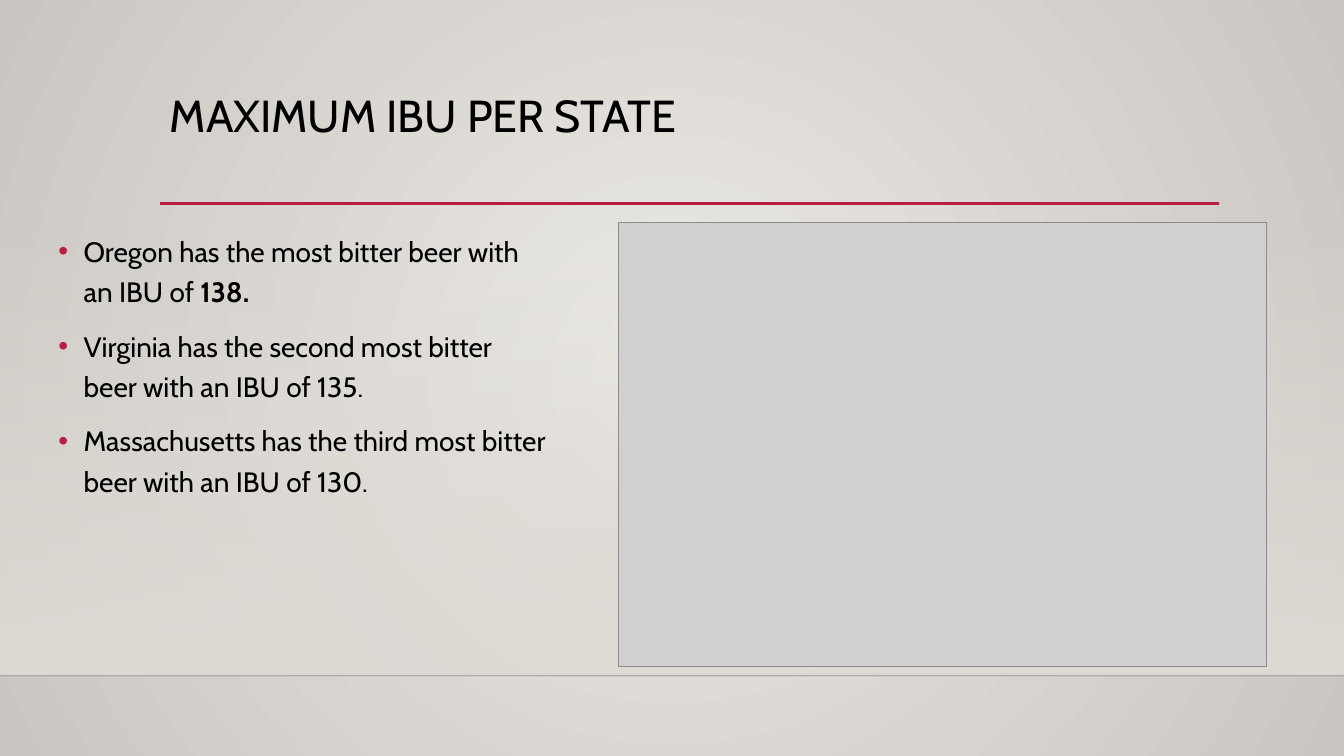
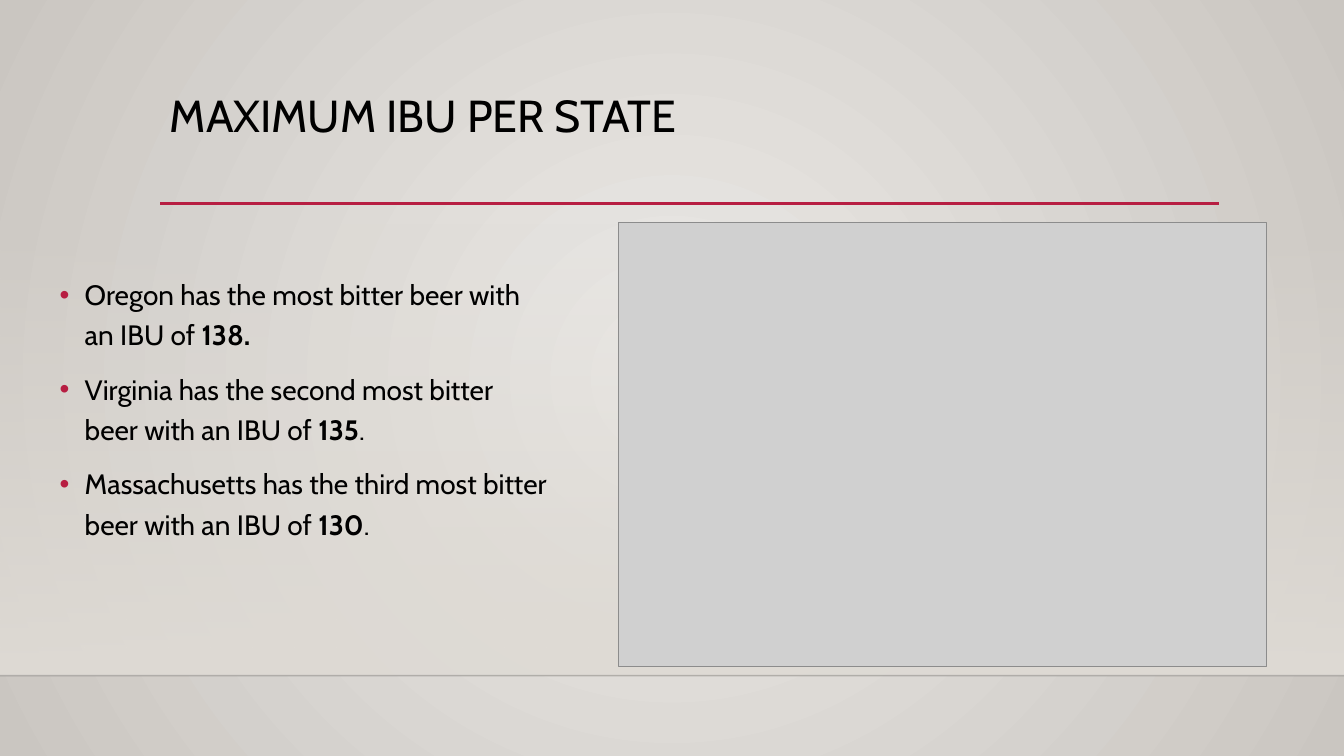
Before and after one commit to sajmera9/BeerCaseStudy1, a slide deck: slide 7 of CaseStudy1_Final_Presentation.pptx. Drawn at 1344x756 pixels with LibreOffice and Linux fonts; fonts in the diff are those of the drawing; grey boxes stand for pictures; background and template pictures are left out. Boxes give left, top, right and bottom in pixels: in the first picture for what was removed or moved away, otherwise in the second. Text is boxed around its words. In the diff, an @@ line names an element or a change of style, - is before the commit and + after.

```diff
--- a/CaseStudy1_Final_Presentation.pptx
+++ b/CaseStudy1_Final_Presentation.pptx
@@ text "Oregon has the most bitter ...": place and size @@
-text "Oregon has the most bitter ..." at [84, 241, 546, 493]
+text "Oregon has the most bitter ..." at [85, 284, 547, 536]
@@ text at [85, 379, 547, 536]: bold on in "135.", "130." @@
```
Also in this commit, not shown: 7 other slides changed.
